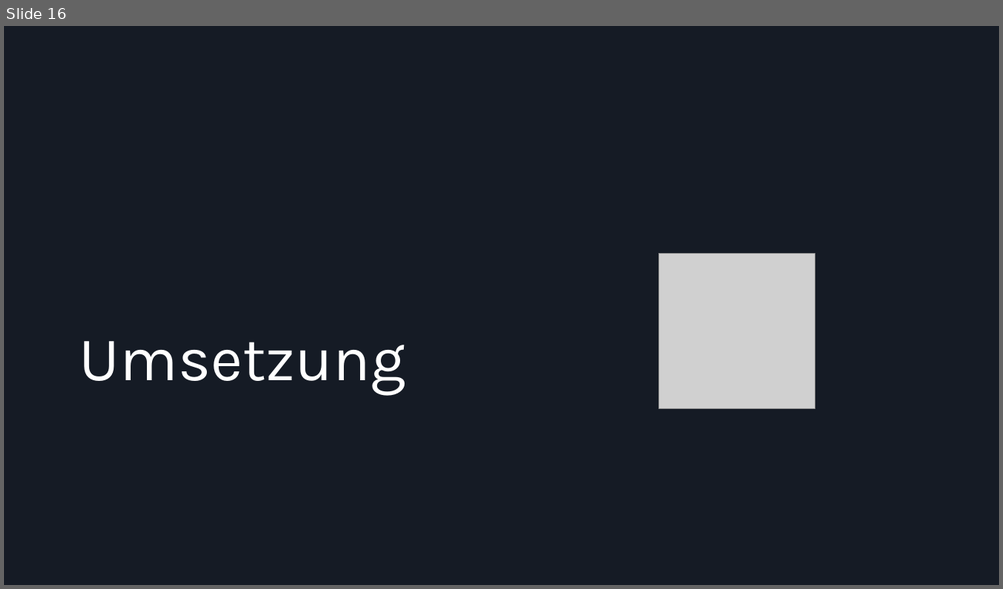
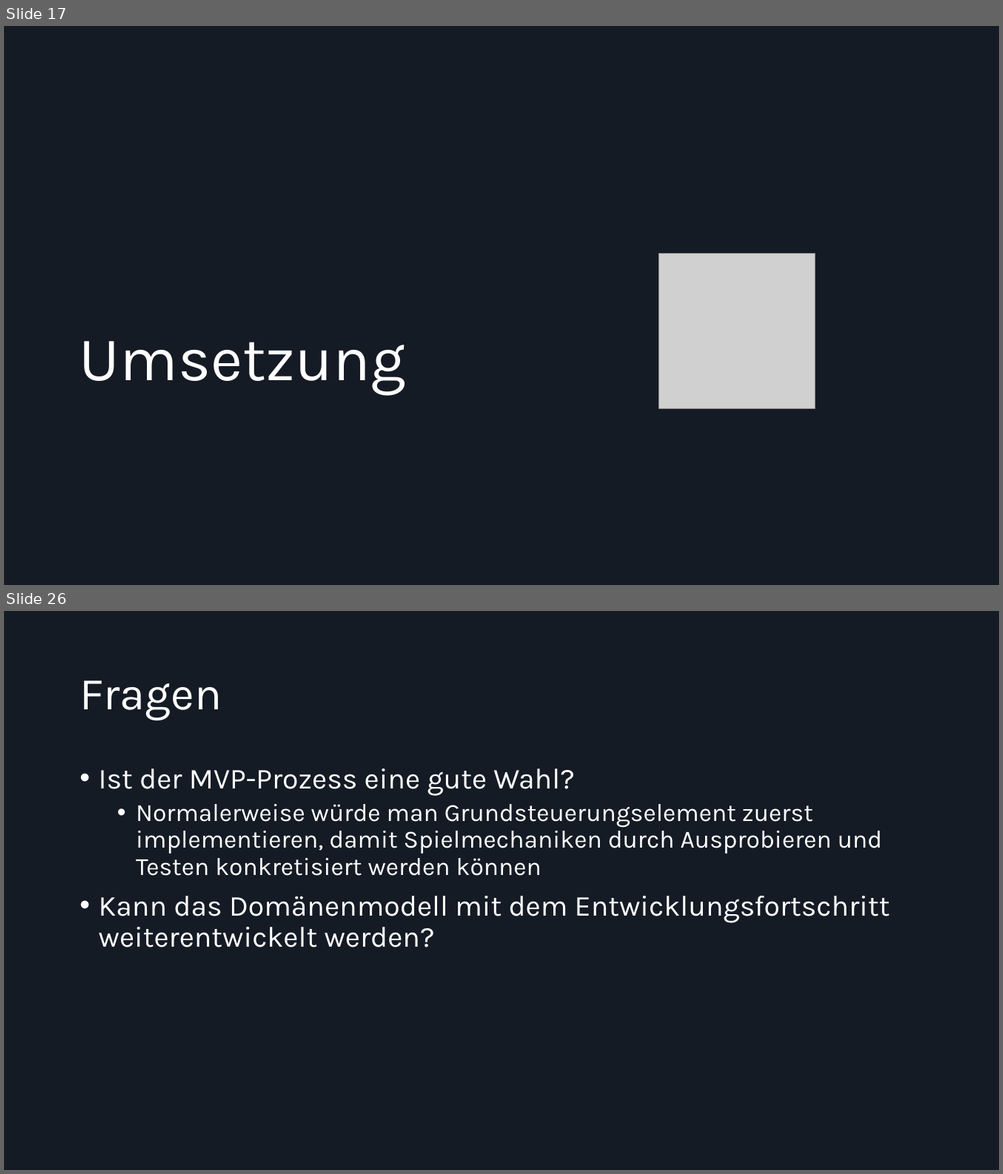
Before and after one commit to Dolokan/MSE_Roguelike, a slide deck: Moderne Softwareentwicklung Zwischenpräsentation.pptx. Shown one above the other, each under a label of ours: slide 16 before the commit, slides 17 and 26 after it; the slides between them are not shown. The pictures are 1003x589 and 1003x1174 pixels, drawn with LibreOffice and Linux fonts; fonts in the diff are those of the drawing; grey boxes stand for pictures. Boxes give left, top, right and bottom in pixels: in the first picture for what was removed or moved away, otherwise in the second. Text is boxed around its words. In the diff, an @@ line names an element or a change of style, - is before the commit and + after.

```diff
--- a/Moderne Softwareentwicklung Zwischenpräsentation.pptx
+++ b/Moderne Softwareentwicklung Zwischenpräsentation.pptx
@@ slide 26 added at [4,611,999,1170], background #151B25 @@
@@ title added at [79,681,222,721], 44 pt, text #FFFFFF @@
+Fragen
@@ text added at [99,769,890,948], 24 pt, text #FFFFFF @@
+• Ist der MVP-Prozess eine gute Wahl?
+  • Normalerweise würde man Grundsteuerungselement zuerst implementieren, damit Spielmechaniken durch Ausprobieren und Testen konkretisiert werden können
+• Kann das Domänenmodell mit dem Entwicklungsfortschritt weiterentwickelt werden?
@@ what was slide 16 is now slide 17 @@
```
Also in this commit, not shown: 4 slides changed, 9 other slides added, 3 slides removed.
